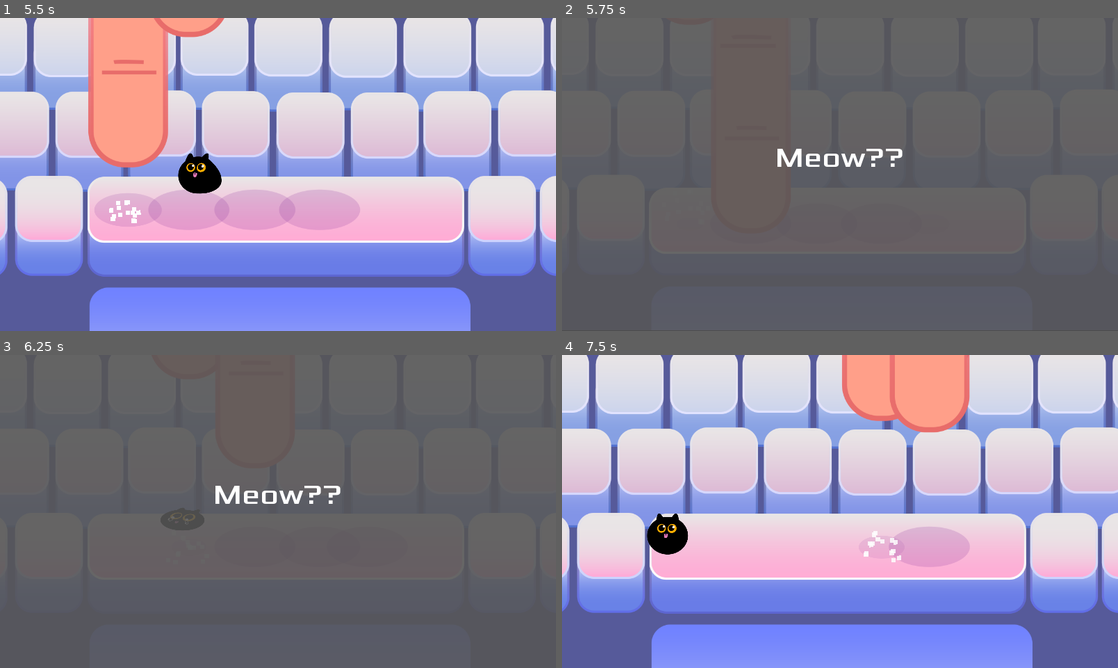
Above: before the commit, frames 1-4 (two rows, left to right).
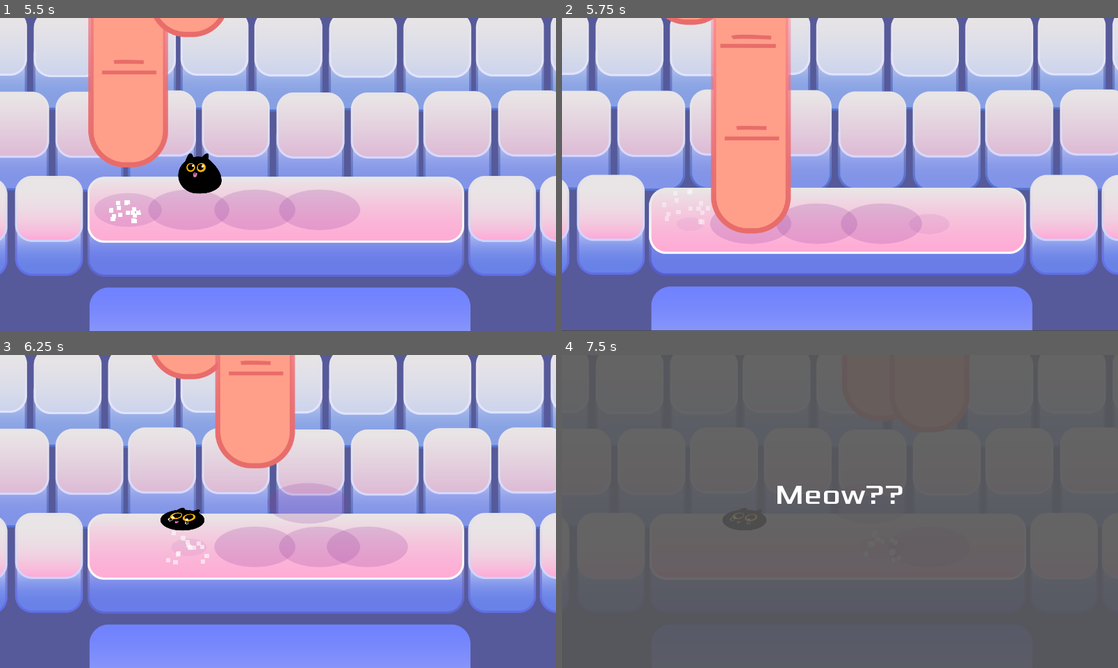
Above: after the commit, the same moments.

Repository: gameraccoon/ludum-dare-54-v2
Game: Godot game, scene res://Main.tscn
Same seed, same stepped clock (60 frames per second), same inputs: the game is played once before the commit and once after it.
Inputs (mouse positions are in pixels of both pictures, inside the frame that each line leads up to):
- Up to frame 1 (5.5 s): click "Start" at 0.5 s; tap Enter (start_game) at 1.25, 2.75, 2.85, 4.25, 5.1 s; move the mouse to (400, 158) at 1.27 s; hold Right (move_right) 1.28-2.03 s; hold Shift (Dash) 1.28-2.03 s; click (400, 158) at 1.42 s; move the mouse to (166, 190) at 2.02 s; hold Down (move_down) 2.03-2.78 s; tap Space (space) at 2.1 s; move the mouse to (333, 105) at 2.77 s; hold Right (move_right) 2.78-3.53 s; move the mouse to (250, 237) at 3.52 s; hold Up (move_up) 3.53-4.28 s; tap Shift (Dash) at 3.6 s; click (250, 237) at 3.67 s; move the mouse to (444, 221) at 4.27 s; hold Space (space) 4.28-5.03 s; hold Left (move_left) from 4.28 s (still down); move the mouse to (111, 127) at 5.02 s
- Up to frame 2 (5.75 s): keep holding Left (move_left)
- Up to frame 3 (6.25 s): move the mouse to (305, 511) at 5.77 s; release Left (move_left) at 5.78 s; hold Down (move_down) from 5.78 s (still down); hold Shift (Dash) from 5.78 s (still down); click (305, 511) at 5.92 s
- Up to frame 4 (7.5 s): move the mouse to (756, 433) at 6.52 s; release Down (move_down) at 6.53 s; release Shift (Dash) at 6.53 s; hold Right (move_right) 6.53-7.25 s; tap Space (space) at 6.6 s; click (840, 602) at 7.25 s, where only the run before the commit has a clickable "Start"

Frame 1 is identical in both runs. In frame 2, 100% of the frame differs, in the area x 0-100%, y 0-100%; in frame 3, 100%; in frame 4, 100%.

Commit message:
lose screen after 1 sec

Diff:
--- a/Main.gd
+++ b/Main.gd
@@ -148,11 +148,10 @@
 
 	current_pattern_idx = -1
 	$YSort/Player.is_dead = true
-	$HUD.show_game_over()
 	$Music.stop()
 	$MusicMainMenu.play()
-	$ColorRect.show()
 	$DeathSound.play()
+	$DelayTimer.start()
 
 
 func new_game():
@@ -257,3 +256,8 @@
 			if child.state == Finger.FingerState.Stay:
 				return true
 	return false
+
+
+func _on_DelayTimer_timeout():
+	$ColorRect.show()
+	$HUD.show_game_over()
--- a/Main.tscn
+++ b/Main.tscn
@@ -71,6 +71,10 @@
 [node name="SpaceClick" type="AudioStreamPlayer" parent="."]
 stream = ExtResource( 11 )
 
+[node name="DelayTimer" type="Timer" parent="."]
+one_shot = true
+
 [connection signal="finger_stroke" from="FingerSpawner" to="ShakingCamera" method="_on_FingerSpawner_finger_stroke"]
 [connection signal="hit" from="YSort/Player" to="." method="game_over"]
 [connection signal="start_game" from="HUD" to="." method="new_game"]
+[connection signal="timeout" from="DelayTimer" to="." method="_on_DelayTimer_timeout"]
